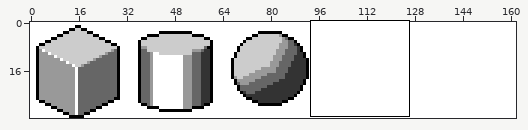
File history of a pixel-art file, BasicShapes/5shapes3.aseprite. The picture above shows the old version from afar; the outline marks the close-up.
Close-up. Old version:
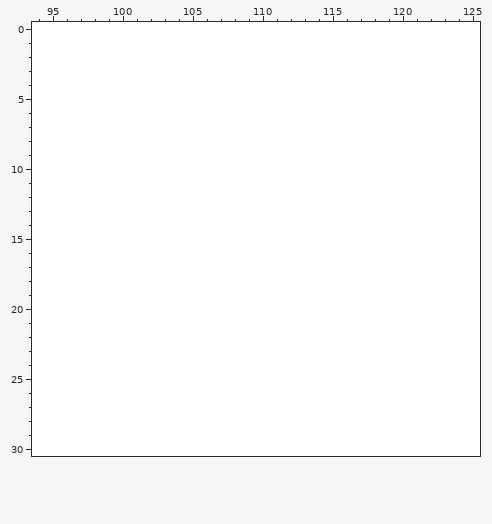
162x32 pixels, 1 frame. Shown: x 94..125, y 0..30.
The result:
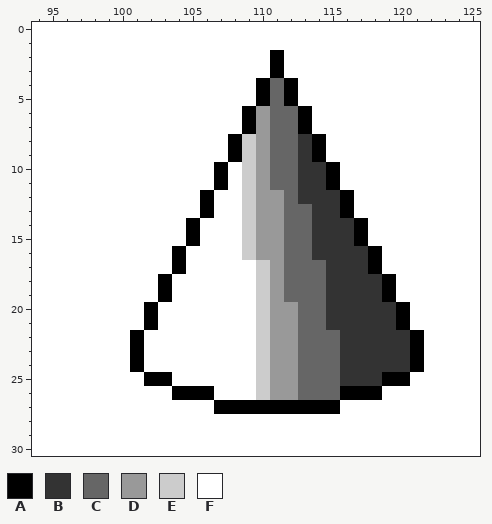
Palette (. is transparent): A #000000  B #333333  C #666666  D #999999  E #cccccc  F #ffffff
Message: Shaded cone
Edits made:
Layer "Layer 2":
y 2..3: x 111 F -> A
y 4..5: x 110..112 FFF -> ACA
y 6..7: x 109..113 FFFFF -> ADCCA
y 8..9: x 108..114 FFFFFFF -> AEDCCBA
y 10..11: x 107 F -> A; x 109..115 FFFFFFF -> EDCCBBA
y 12: x 106 F -> A; x 109..116 FFFFFFFF -> EDDCBBBA
y 13: x 106 F -> A; x 109..116 FFFFFFFF -> EDDCCBBA
y 14..15: x 105 F -> A; x 109..117 FFFFFFFFF -> EDDCCBBBA
y 16: x 104 F -> A; x 109..118 FFFFFFFFFF -> EDDCCBBBBA
y 17: x 104 F -> A; x 110..118 FFFFFFFFF -> EDCCCBBBA
y 18..19: x 103 F -> A; x 110..119 FFFFFFFFFF -> EDCCCBBBBA
y 20..21: x 102 F -> A; x 110..120 FFFFFFFFFFF -> EDDCCBBBBBA
y 22..24: x 101 F -> A; x 110..121 FFFFFFFFFFFF -> EDDCCCBBBBBA
y 25: x 102..103 FF -> AA; x 110..120 FFFFFFFFFFF -> EDDCCCBBBAA
y 26: x 104..106 FFF -> AAA; x 110..118 FFFFFFFFF -> EDDCCCAAA
y 27: x 107..115 FFFFFFFFF -> AAAAAAAAA
Boxes around the changes in both close-ups, in picture pixels (x1, y1, x2, y2):
changed: (130, 50, 424, 414)
